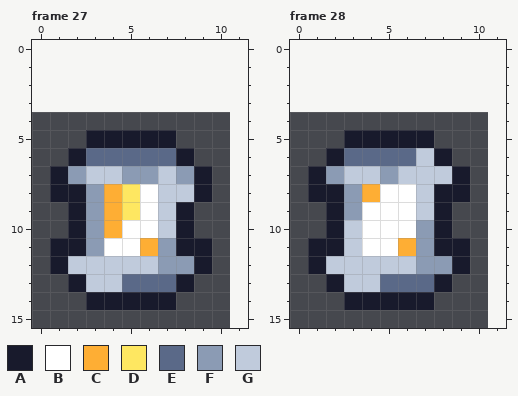
One commit to this pixel-art file: public/sprites/power.aseprite. Above, as it was before the edit.
11x12 pixels, 30 frames. Shown: frame 27, frame 28. The old version is drawn lined up with the new one, on the new canvas. The commit also changed other frames, which this record leaves out.
Palette (. is transparent): A #181a2c  B #ffffff  C #feae34  D #fee761  E #5a6988  F #8b9bb4  G #c0cbdc
Pixels before, frame 27, first column x 1:
 5 ..AAAAA..
 6 .AEEEEEA.
 7 AFGGFFGFA
 8 AAFCDBGGA
 9 .AFCDBGA.
10 .AFCBBGA.
11 AAFBBCFAA
12 AGGGGGFFA
13 .AGGEEEA.
14 ..AAAAA..
Pixels before, frame 28, first column x 1:
 5 ..AAAAA..
 6 .AEEEEGA.
 7 AFGGFGGGA
 8 AAFCBBGAA
 9 .AFBBBGA.
10 .AGBBBFA.
11 AAGBBCFAA
12 AGGGGGFFA
13 .AGGEEEA.
14 ..AAAAA..
After the commit:
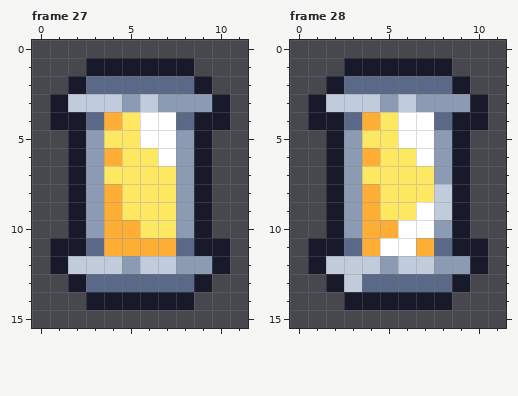
From old to new:
canvas 11x12 -> 12x16, the old top-left corner now at 0,4
Changed rows in their new state; - is an unchanged pixel.
Frame 27:
first column x 1:
 1 --AAAAAA--
 2 -AEEEEEEA-
 3 AGGGFGFFFA
 4 AAECDBBEAA
 5 -AFDDBBFA-
 6 --FCDDBFA-
 7 .AFDDDD---
 8 .----DDF--
 9 -----DDFA-
10 ----CDDFA-
11 --ECC-CE-A
12 ----F-G-FA
13 --EE---EA-
14 -------A--
Frame 28:
first column x 1:
 1 --AAAAAA--
 2 -AEEEEEEA-
 3 AGGGFGFFFA
 4 AAECDBBEAA
 5 -AFDDBBFA-
 6 --FCDDBFA-
 7 .AFDDDDF--
 8 .---DDDG--
 9 ---CDDBGA-
10 --FCC-BFA-
11 --EC-BCE-A
12 ----F-G-FA
13 ---E---EA-
14 -------A--
Boxes around the changes in both pictures, in picture pixels (x1, y1, x2, y2):
changed: (50, 58, 230, 310)
changed: (308, 58, 488, 310)
